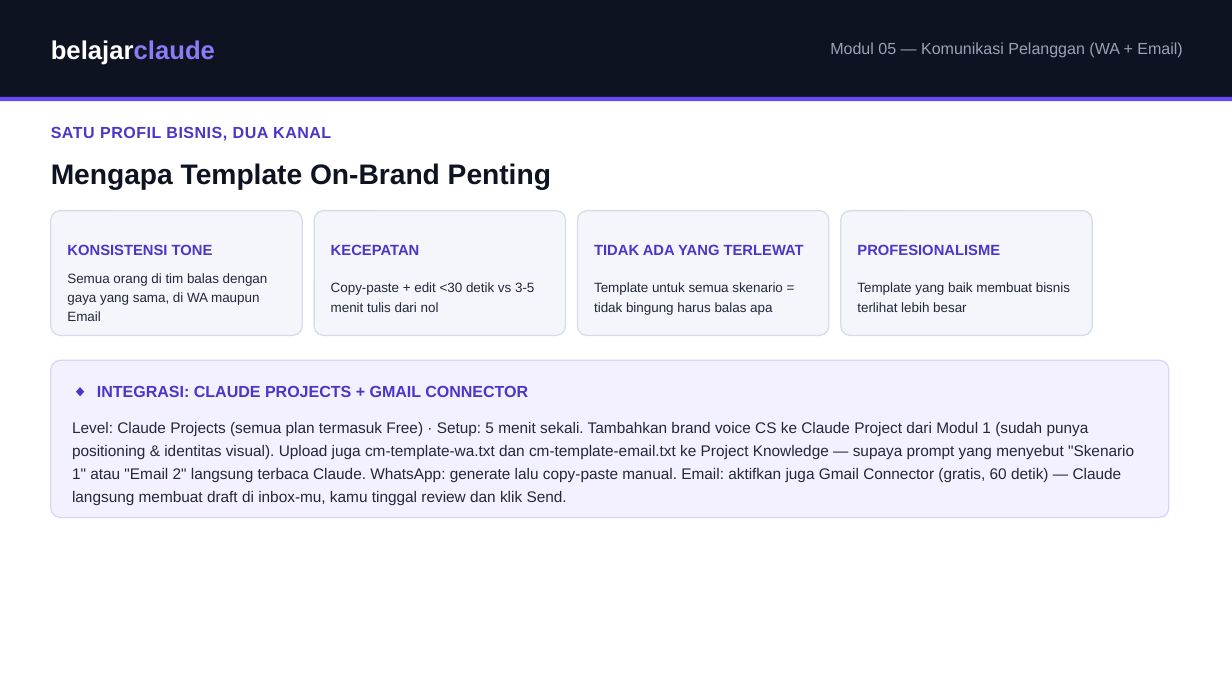
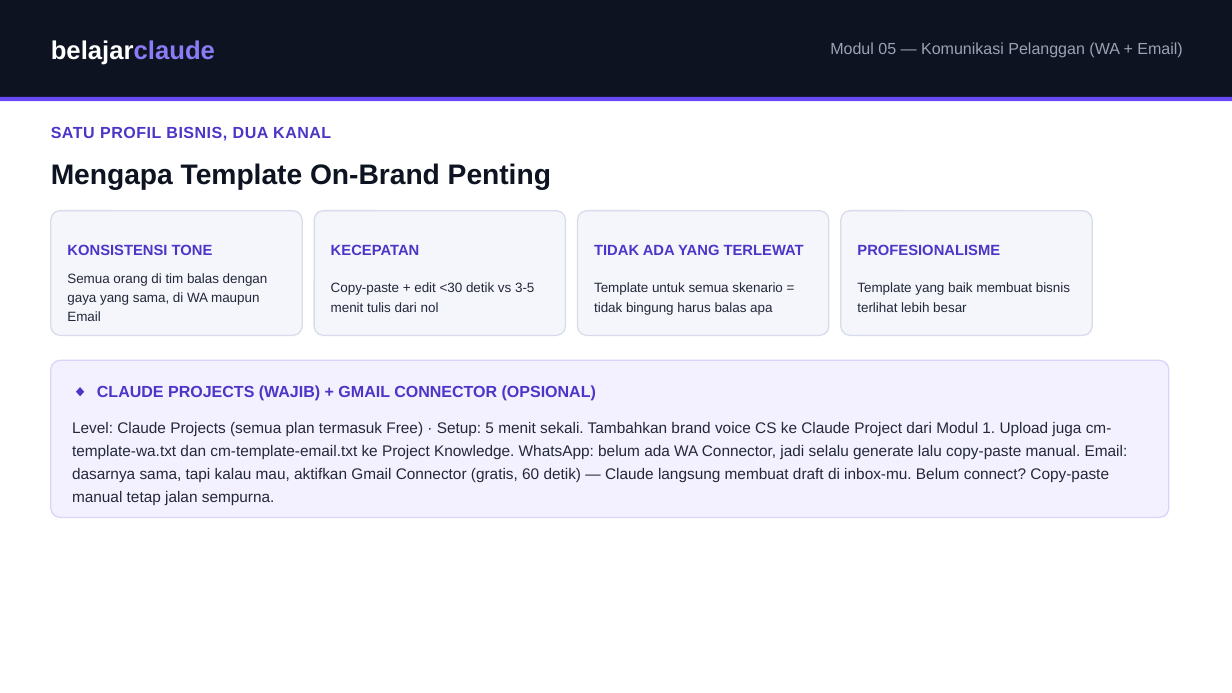
Before and after one commit to juliautomo/belajar-claude, a slide deck: slide 2 of Content-Marketing/M05-Komunikasi-Pelanggan/K3-M05-Komunikasi-Pelanggan.pptx. Drawn at 1232x693 pixels with LibreOffice and Linux fonts; fonts in the diff are those of the drawing. Boxes give left, top, right and bottom in pixels: in the first picture for what was removed or moved away, otherwise in the second. Text is boxed around its words. In the diff, an @@ line names an element or a change of style, - is before the commit and + after.

Commit message:
M05: clarify copy-paste mechanic for both channels, fix ambiguous Latihan wording, show two-phase exercise (build templates, then live on-the-spot generation)

```diff
--- a/Content-Marketing/M05-Komunikasi-Pelanggan/K3-M05-Komunikasi-Pelanggan.pptx
+++ b/Content-Marketing/M05-Komunikasi-Pelanggan/K3-M05-Komunikasi-Pelanggan.pptx
@@ text at [97, 385, 596, 401]: text changed @@
-◆ INTEGRASI: CLAUDE PROJECTS + GMAIL CONNECTOR
+◆ CLAUDE PROJECTS (WAJIB) + GMAIL CONNECTOR (OPSIONAL)
@@ text at [72, 422, 1128, 505]: text changed @@
-Level: Claude Projects (semua plan termasuk Free) · Setup: 5 menit sekali. Tambahkan brand voice CS ke Claude Project dari Modul 1 (sudah punya positioning & identitas visual). Upload juga cm-template-wa.txt dan cm-template-email.txt ke Project Knowledge — supaya prompt yang menyebut "Skenario 1" atau "Email 2" langsung terbaca Claude. WhatsApp: generate lalu copy-paste manual. Email: aktifkan juga Gmail Connector (gratis, 60 detik) — Claude langsung membuat draft di inbox-mu, kamu tinggal review dan klik Send.
+Level: Claude Projects (semua plan termasuk Free) · Setup: 5 menit sekali. Tambahkan brand voice CS ke Claude Project dari Modul 1. Upload juga cm-template-wa.txt dan cm-template-email.txt ke Project Knowledge. WhatsApp: belum ada WA Connector, jadi selalu generate lalu copy-paste manual. Email: dasarnya sama, tapi kalau mau, aktifkan Gmail Connector (gratis, 60 detik) — Claude langsung membuat draft di inbox-mu. Belum connect? Copy-paste manual tetap jalan sempurna.
```
Also in this commit, not shown: 3 other slides changed, 1 other file.
